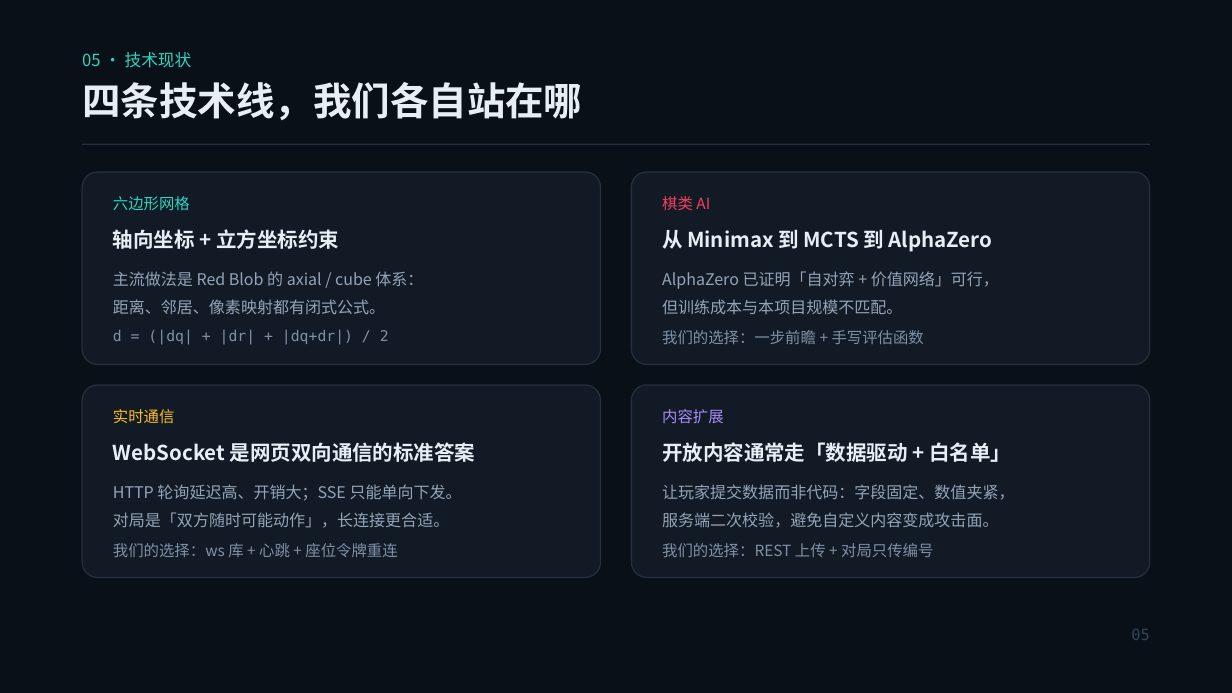
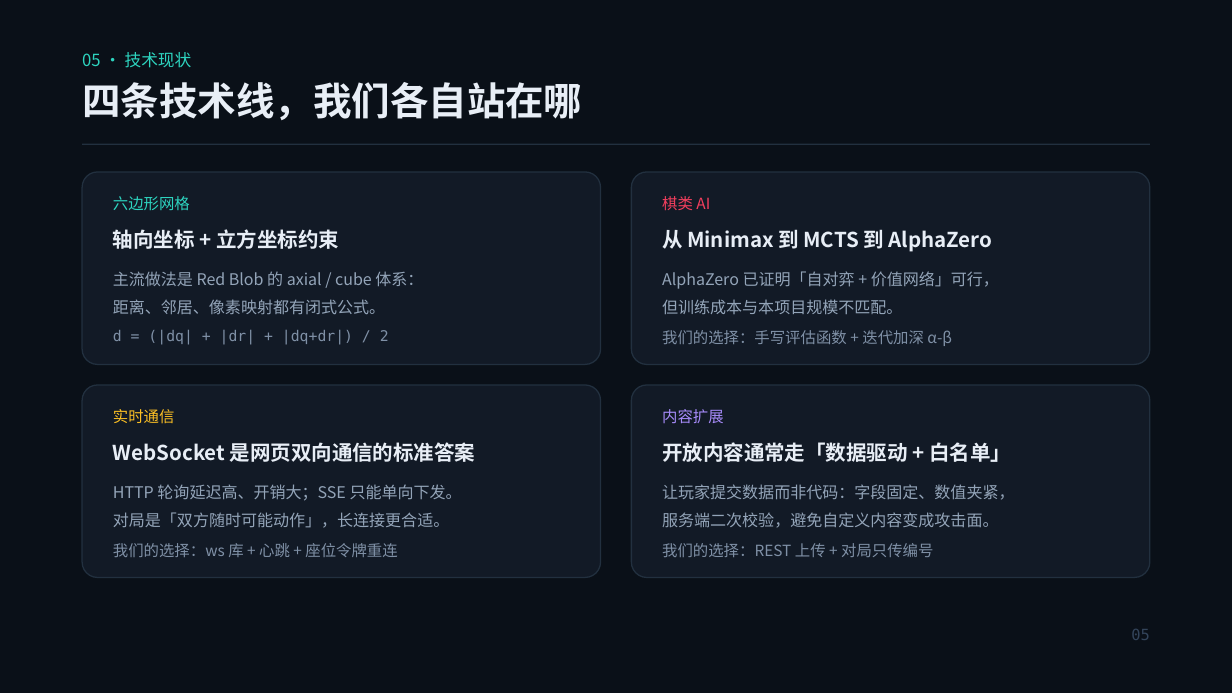
Before and after one commit to linmou114/yesterday-wagon, a slide deck: slide 5 of docs/昨日圆车-答辩.pptx. Drawn at 1232x693 pixels with LibreOffice and Linux fonts; fonts in the diff are those of the drawing. Boxes give left, top, right and bottom in pixels: in the first picture for what was removed or moved away, otherwise in the second. Text is boxed around its words. In the diff, an @@ line names an element or a change of style, - is before the commit and + after.

```diff
--- a/docs/昨日圆车-答辩.pptx
+++ b/docs/昨日圆车-答辩.pptx
@@ text at bbox=[662, 330, 952, 346]: text changed @@
-我们的选择：一步前瞻 + 手写评估函数
+我们的选择：手写评估函数 + 迭代加深 α-β
```
Also in this commit, not shown: 2 other slides changed, 7 other files.
